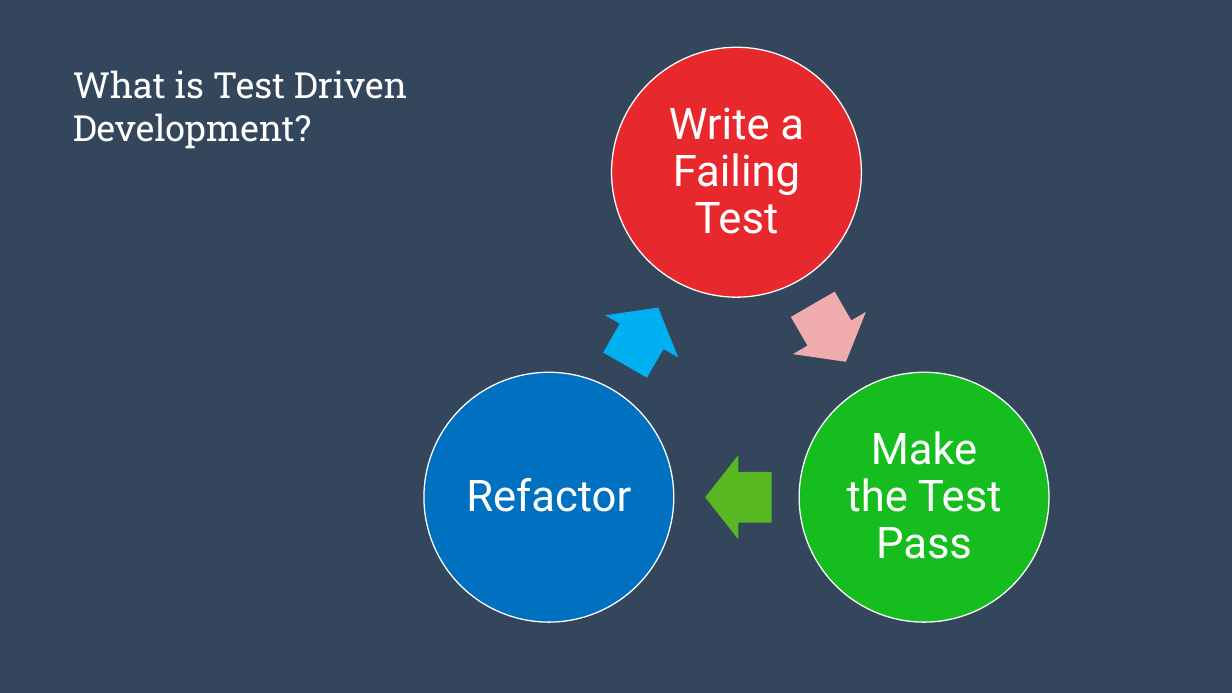
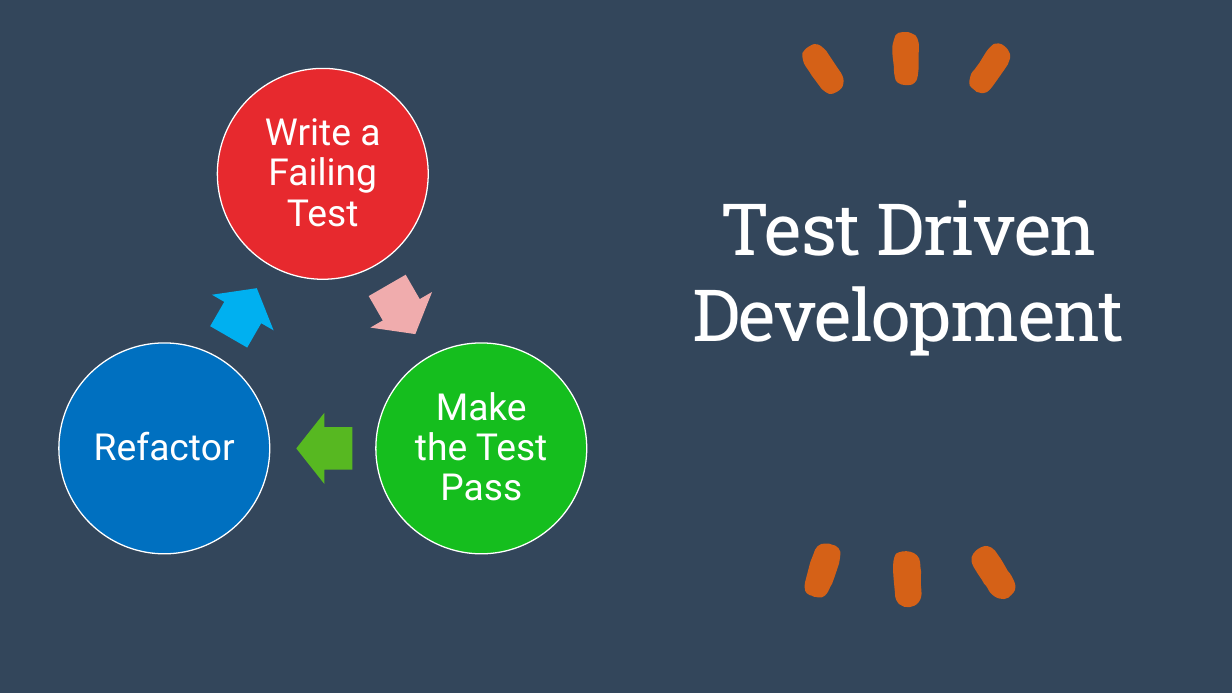
Before and after one commit to hc-sc-ocdo-bdpd/testing-demo, a slide deck: slide 7 of Test Driven Development in Python.pptx (slide 3 before the commit). Drawn at 1232x693 pixels with LibreOffice and Linux fonts; fonts in the diff are those of the drawing. Boxes give left, top, right and bottom in pixels: in the first picture for what was removed or moved away, otherwise in the second. Text is boxed around its words. In the diff, an @@ line names an element or a change of style, - is before the commit and + after.

```diff
--- a/Test Driven Development in Python.pptx
+++ b/Test Driven Development in Python.pptx
@@ rectangle removed at (0, 0, 1232, 693) @@
@@ rectangle added at (0, 0, 1232, 693), fill #33465B @@
@@ freeform shape added at (794, 40, 853, 97), fill #D56117 @@
@@ freeform shape added at (893, 32, 920, 85), fill #D56117 @@
@@ freeform shape added at (961, 40, 1019, 96), fill #D56117 @@
@@ ellipse: place and size @@
-ellipse at (612, 47, 861, 297)
+ellipse at (217, 68, 428, 279)
@@ text "Write a Failing Test": place and size @@
-text "Write a Failing Test" at (669, 107, 804, 234)
+text "Write a Failing Test" at (265, 118, 380, 227)
@@ title "Test Driven Development" at (692, 200, 1124, 356): vertical alignment top to bottom @@
@@ title at (692, 200, 1124, 356): text changed; size 28 to 56 pt @@
-What is Test Driven Development?
+Test Driven Development
@@ right arrow: place and size @@
-right arrow at (777, 283, 883, 383)
+right arrow at (357, 268, 446, 352)
@@ right arrow: place and size @@
-right arrow at (589, 286, 695, 386)
+right arrow at (198, 271, 288, 355)
@@ ellipse: place and size @@
-ellipse at (424, 372, 674, 622)
+ellipse at (59, 343, 270, 554)
@@ ellipse: place and size @@
-ellipse at (799, 372, 1049, 622)
+ellipse at (376, 343, 587, 554)
@@ size 34 to 29 pt; less space between paragraphs in 3 elements at (265, 118, 380, 227), (415, 392, 548, 501), (94, 431, 235, 461) @@
@@ text "Refactor": place and size @@
-text "Refactor" at (466, 478, 631, 512)
+text "Refactor" at (94, 431, 235, 461)
@@ text "Make the Test Pass": place and size @@
-text "Make the Test Pass" at (847, 431, 1002, 559)
+text "Make the Test Pass" at (415, 392, 548, 501)
@@ right arrow: place and size @@
-right arrow at (705, 455, 772, 539)
+right arrow at (297, 413, 353, 484)
@@ freeform shape added at (803, 541, 843, 600), fill #D56117 @@
@@ freeform shape added at (883, 546, 935, 619), fill #D56117 @@
@@ freeform shape added at (965, 544, 1023, 603), fill #D56117 @@
```
Also in this commit, not shown: 3 other slides changed, 3 slides added, 2 slides removed.
